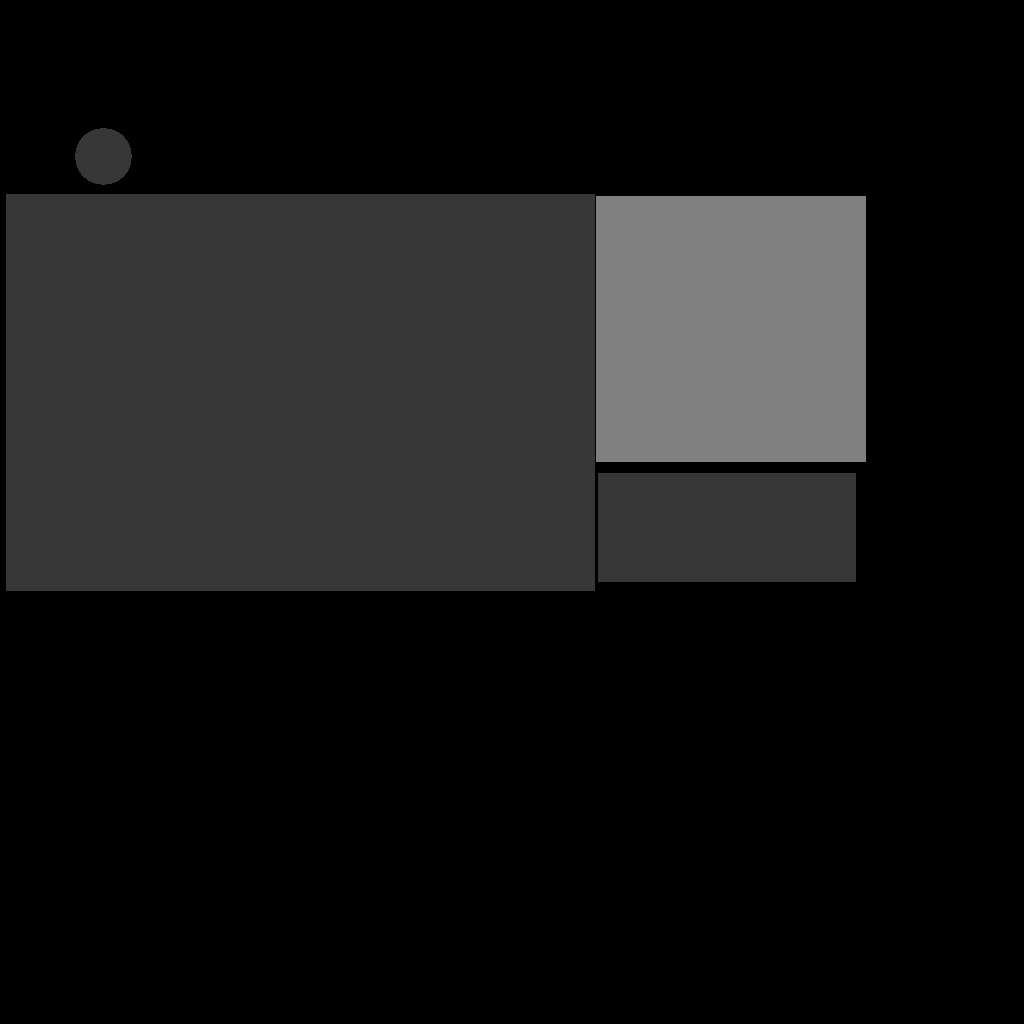
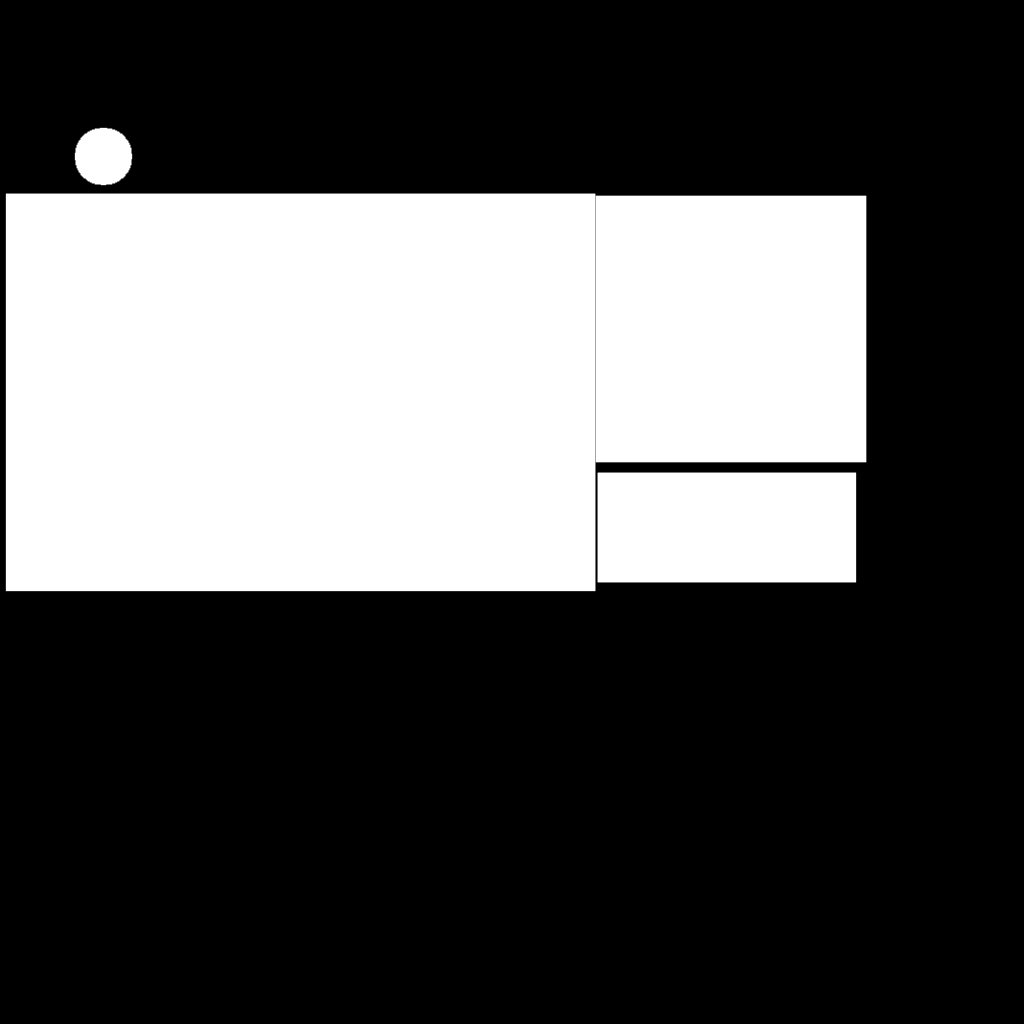
The second w=1024, h=1024 image is a revision of the first. Changes to its layers:
painted on "sump cap" over box(74, 127, 133, 186)
painted on "Raster 3" over box(595, 195, 867, 463)
painted on "Vector 1" over box(5, 193, 857, 592)
